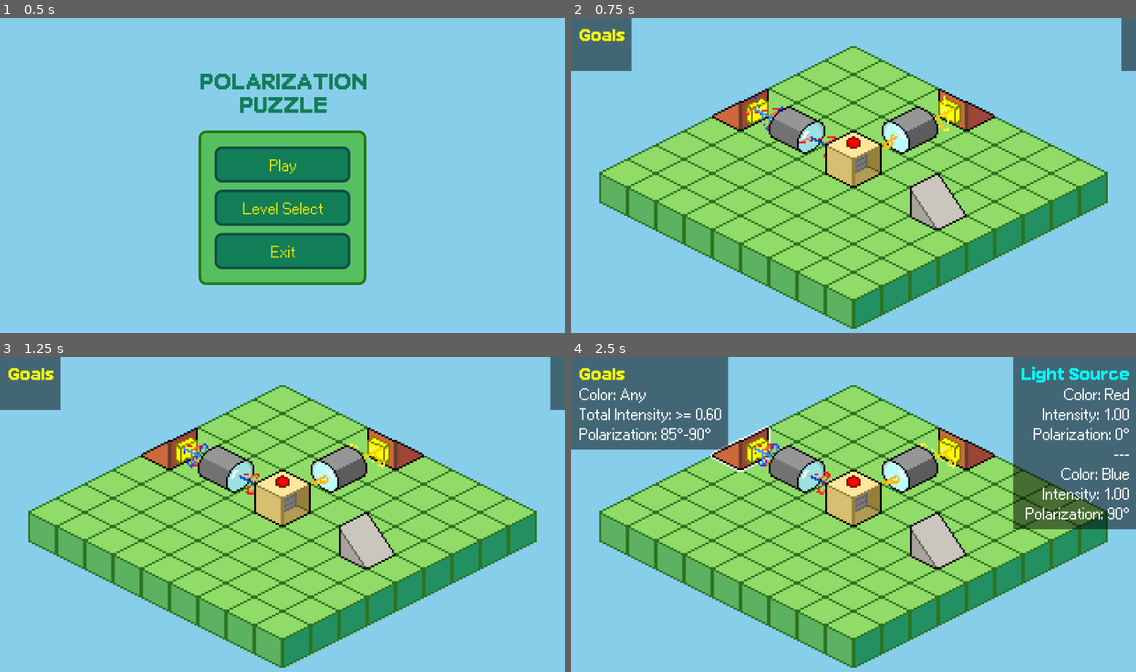
Above: before the commit, frames 1-4 (two rows, left to right).
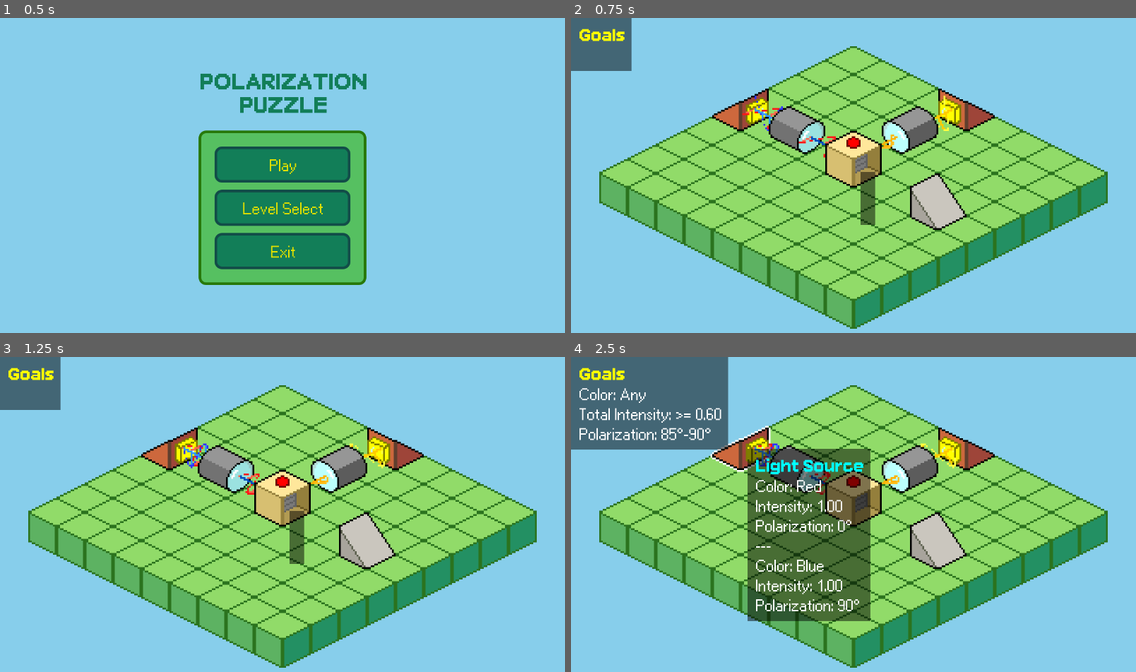
Above: after the commit, the same moments.

Repository: joshmoritty/polarization-puzzle
Game: Godot game, scene res://scenes/main_menu.tscn
The game is run twice, just before and just after one commit, with the same random seed, the same clock (stepped at 60 frames per second) and the same inputs.
Inputs (mouse positions are in pixels of both pictures, inside the frame that each line leads up to):
- Up to frame 1 (0.5 s): no input
- Up to frame 2 (0.75 s): click "Play" at 0.5 s
- Up to frame 3 (1.25 s): no input
- Up to frame 4 (2.5 s): move the mouse to (977, 498) at 1.27 s; click (977, 498) at 1.42 s; drag from (740, 530) to (740, 442) at 2.02 s

Frame 1 is identical in both runs. In frame 2, 0.9% of the frame differs, in the area x 51-100%, y 0-66%; in frame 3, 0.9%; in frame 4, 24%, in the area x 31-100%, y 0-84%.

Commit message:
feat: make hover panel follow mouse

Diff:
--- a/scenes/gui.tscn
+++ b/scenes/gui.tscn
@@ -1,8 +1,9 @@
-[gd_scene load_steps=7 format=3 uid="uid://c33juruhhvftm"]
+[gd_scene load_steps=8 format=3 uid="uid://c33juruhhvftm"]
 
 [ext_resource type="FontFile" uid="uid://d4cwb3arurxll" path="res://assets/fonts/ari-w9500.ttf" id="1_ynd5l"]
 [ext_resource type="FontFile" uid="uid://g2fs3sapskof" path="res://assets/fonts/ari-w9500-display.ttf" id="3_b8iy7"]
 [ext_resource type="Theme" uid="uid://u4e86n2ats8n" path="res://assets/themes/menu.tres" id="3_ynd5l"]
+[ext_resource type="Script" uid="uid://cfet7lt7m44bm" path="res://scripts/ui/hover_panel.gd" id="4_script"]
 
 [sub_resource type="Theme" id="Theme_mfius"]
 Label/font_sizes/font_size = 33
@@ -35,6 +36,7 @@
 size_flags_horizontal = 8
 size_flags_vertical = 0
 theme = SubResource("Theme_b8iy7")
+script = ExtResource("4_script")
 
 [node name="MarginContainer" type="MarginContainer" parent="MarginContainer/HoverPanel"]
 layout_mode = 2
@@ -47,13 +49,11 @@
 layout_mode = 2
 theme_override_colors/font_color = Color(0, 1, 1, 1)
 theme_override_fonts/font = ExtResource("3_b8iy7")
-horizontal_alignment = 2
 
 [node name="HoverReadout" type="Label" parent="MarginContainer/HoverPanel/MarginContainer/VBoxContainer"]
 unique_name_in_owner = true
 layout_mode = 2
 size_flags_vertical = 0
-horizontal_alignment = 2
 
 [node name="ObjectivePanel" type="PanelContainer" parent="MarginContainer"]
 layout_mode = 2
--- a/scripts/game/controller.gd
+++ b/scripts/game/controller.gd
@@ -10,8 +10,6 @@
 @onready var tilemap: TileMapLayer = %"ObjectTiles"
 @onready var view: SubViewport = %"SubViewport"
 @onready var gui: CanvasLayer = %"GUI"
-@onready var label: Label = gui.get_node("%HoverReadout")
-@onready var hover_name: Label = gui.get_node("%HoverName")
 @onready var hover_panel: PanelContainer = gui.get_node("%HoverPanel")
 @onready var objectives_label: Label = gui.get_node("%Objectives")
 @onready var filter_dialog: Control = gui.get_node("%FilterDialog")
@@ -48,8 +46,8 @@
 			hover_panel.visible = false
 		return
 
-	# Update UI readout on hover via physics point query; clear when none
-	if event is InputEventMouseMotion and label:
+	# Update UI readout on hover via physics point query; delegate to HoverPanel
+	if event is InputEventMouseMotion and hover_panel:
 		var space_state := get_world_2d().direct_space_state
 		var params := PhysicsPointQueryParameters2D.new()
 		# Use world coordinates for physics queries
@@ -60,7 +58,6 @@
 		params.collide_with_bodies = false
 
 		var results := space_state.intersect_point(params, 16)
-		var text_out := ""
 		# Find the position with the lowest y among hits, then collect items at that position
 		var selected_pos: Vector2
 		var max_y := -INF
@@ -88,58 +85,9 @@
 						selected_beams.append(parent)
 					elif parent is LightObject:
 						selected_objs.append(parent)
-		# Build text: object info first (single top-most if multiple at same pos)
-		if selected_objs.size() > 0:
-			var top_obj: LightObject = selected_objs[0]
-			if top_obj and top_obj.has_method("get_hover_info"):
-				var obj_txt := top_obj.get_hover_info()
-				if obj_txt != "":
-					text_out = obj_txt
-		# Then beams: sort by LightData.compare and append all from same pos
-		if selected_beams.size() > 0:
-			selected_beams.sort_custom(func(a, b): return LightData.compare(a.beam.data, b.beam.data))
-			var lines: Array[String] = []
-			for bs in selected_beams:
-				var s := bs.get_hover_info()
-				if s != "":
-					lines.append(s)
-			if lines.size() > 0:
-				if text_out != "":
-					text_out += "\n\n"
-				text_out += "\n---\n".join(lines)
-				hover_name.text = "Light"
-		label.text = text_out
-
-		# Update hover name and panel visibility
-		var any_hover := selected_objs.size() > 0 or selected_beams.size() > 0
-		if hover_panel:
-			hover_panel.visible = any_hover
-		if hover_name:
-			var name_text := ""
-			if selected_objs.size() > 0:
-				var top_obj: Node = selected_objs[0]
-				if top_obj is Filter:
-					name_text = "Polarizing Filter"
-				elif top_obj is Source or top_obj is MultiSource or top_obj is SingleSource:
-					name_text = "Light Source"
-				elif top_obj is Sensor:
-					name_text = "Sensor"
-				elif top_obj is Gate:
-					name_text = "Gate "
-					if top_obj.open:
-						name_text += "(Open)"
-					else:
-						name_text += "(Closed)"
-				elif top_obj is Junction:
-					if top_obj.in_dirs.size() == 1 and top_obj.out_dirs.size() == 1:
-						name_text = "Mirror"
-					elif top_obj.in_dirs.size() == 1:
-						name_text = "Splitter"
-					else:
-						name_text = "Merger"
-				else:
-					name_text = top_obj.get_class()
-				hover_name.text = name_text
+		# Delegate building and displaying content to HoverPanel
+		(hover_panel as Node).call_deferred("update_from_selection", selected_objs, selected_beams)
+
 		# Apply/remove outline shader: outline all selected beam sections; otherwise top-most item
 		# Clear previous outlines
 		for ci in _hovered_sprites:
--- /dev/null
+++ b/scripts/ui/hover_panel.gd
@@ -0,0 +1,84 @@
+extends PanelContainer
+
+@onready var name_label: Label = get_node("%HoverName")
+@onready var readout_label: Label = get_node("%HoverReadout")
+
+func _ready():
+	# Detach from container layout so we can freely position
+	top_level = true
+
+func _process(_delta: float) -> void:
+	# If visible, follow the cursor on the right side, clamped to viewport
+	if not visible:
+		return
+	# Shrink/grow to fit current content when running as top-level (no parent container managing size)
+	size = get_combined_minimum_size()
+	var mouse := get_viewport().get_mouse_position()
+	var vp := get_viewport_rect().size
+	var panel_size := size
+	var offset := Vector2(16, 16)
+	var pos := mouse + offset
+	pos.x = clamp(pos.x, 8, vp.x - panel_size.x - 8)
+	pos.y = clamp(pos.y, 8, vp.y - panel_size.y - 8)
+	global_position = pos
+
+func set_content(title: String, body: String) -> void:
+	if name_label:
+		name_label.text = title
+	if readout_label:
+		readout_label.text = body
+
+func update_from_selection(selected_objs: Array, selected_beams: Array) -> void:
+	var any_hover := selected_objs.size() > 0 or selected_beams.size() > 0
+	visible = any_hover
+	if not any_hover:
+		set_content("", "")
+		return
+
+	var title := ""
+	var body := ""
+
+	# Determine object title and object text first (top-most object wins)
+	if selected_objs.size() > 0:
+		var top_obj: Node = selected_objs[0]
+		title = _get_obj_display_name(top_obj)
+		if top_obj and top_obj.has_method("get_hover_info"):
+			var obj_txt: String = top_obj.get_hover_info()
+			if obj_txt != "":
+				body = obj_txt
+	elif selected_beams.size() > 0:
+		title = "Light"
+
+	# Append beam sections from same position, sorted and joined
+	if selected_beams.size() > 0:
+		selected_beams.sort_custom(func(a, b): return LightData.compare(a.beam.data, b.beam.data))
+		var lines: Array[String] = []
+		for bs in selected_beams:
+			var s: String = bs.get_hover_info()
+			if s != "":
+				lines.append(s)
+		if lines.size() > 0:
+			if body != "":
+				body += "\n\n"
+			body += "\n---\n".join(lines)
+
+	set_content(title, body)
+
+func _get_obj_display_name(top_obj: Node) -> String:
+	if top_obj is Filter:
+		return "Polarizing Filter"
+	if top_obj is Source or top_obj is MultiSource or top_obj is SingleSource:
+		return "Light Source"
+	if top_obj is Sensor:
+		return "Sensor"
+	if top_obj is Gate:
+		var state := "(Open)" if top_obj.open else "(Closed)"
+		return "Gate %s" % state
+	if top_obj is Junction:
+		if top_obj.in_dirs.size() == 1 and top_obj.out_dirs.size() == 1:
+			return "Mirror"
+		elif top_obj.in_dirs.size() == 1:
+			return "Splitter"
+		else:
+			return "Merger"
+	return top_obj.get_class()
Not shown, added: scripts/ui/hover_panel.gd.uid
